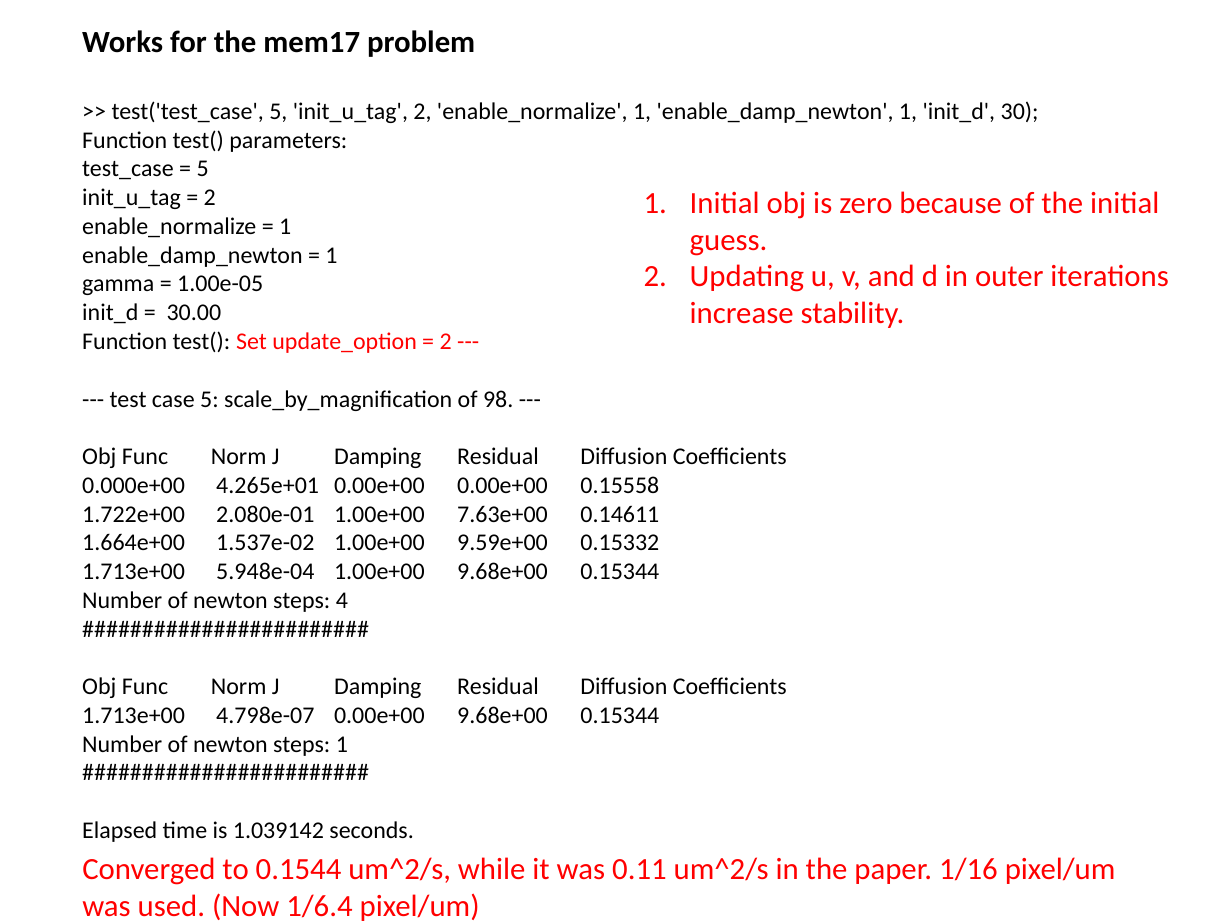
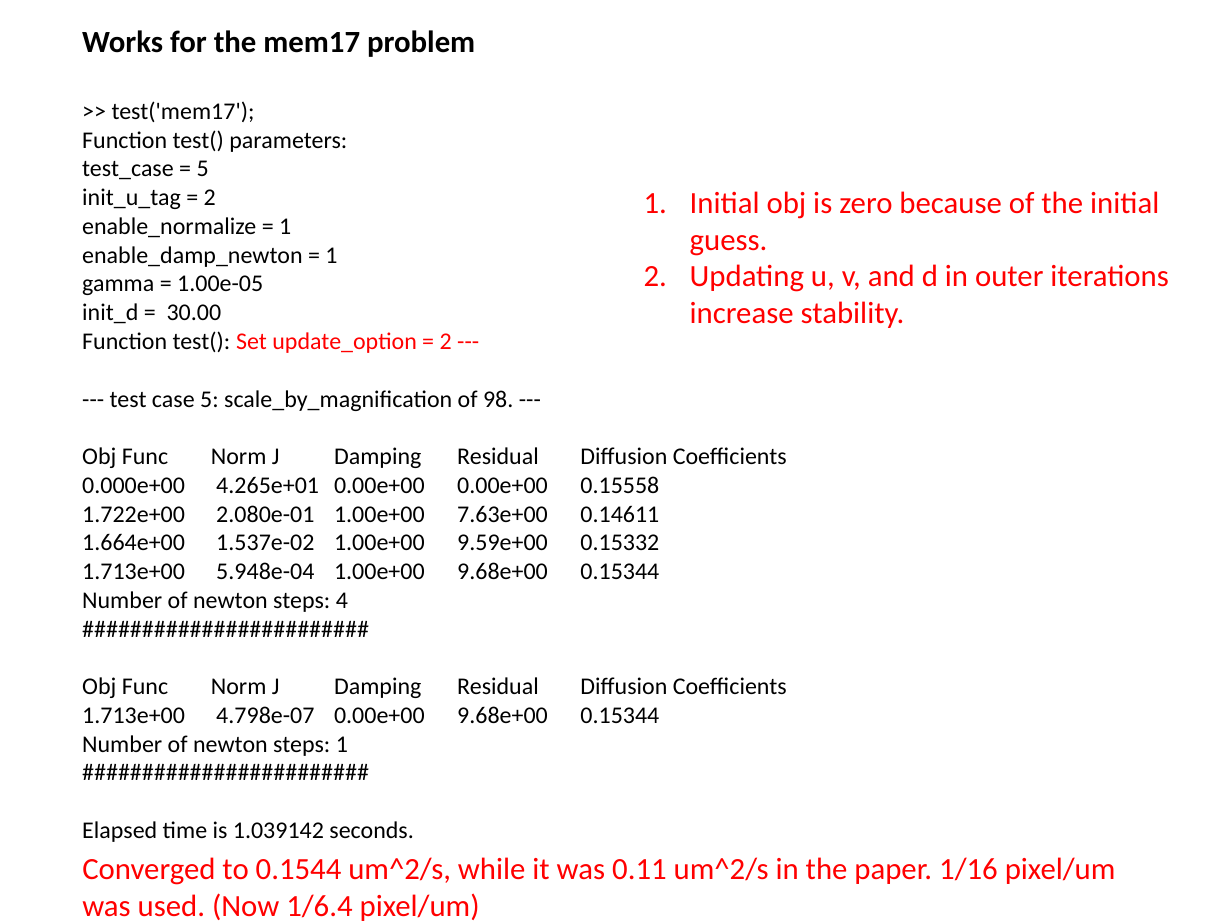
Before and after one commit to lu6007/opt-pde, a slide deck: slide 10 of doc/result_0404_2019.pptx. Drawn at 1232x924 pixels with LibreOffice and Linux fonts; fonts in the diff are those of the drawing. Boxes give left, top, right and bottom in pixels: in the first picture for what was removed or moved away, otherwise in the second. Text is boxed around its words. In the diff, an @@ line names an element or a change of style, - is before the commit and + after.

```diff
--- a/doc/result_0404_2019.pptx
+++ b/doc/result_0404_2019.pptx
@@ text at (112,101,255,122): text changed @@
->> test('test_case', 5, 'init_u_tag', 2, 'enable_normalize', 1, 'enable_damp_newton', 1, 'init_d', 30);
+>> test('mem17');
```
Also in this commit, not shown: 8 other slides changed, 1 slide added, 1 slide removed, 2 other files.
